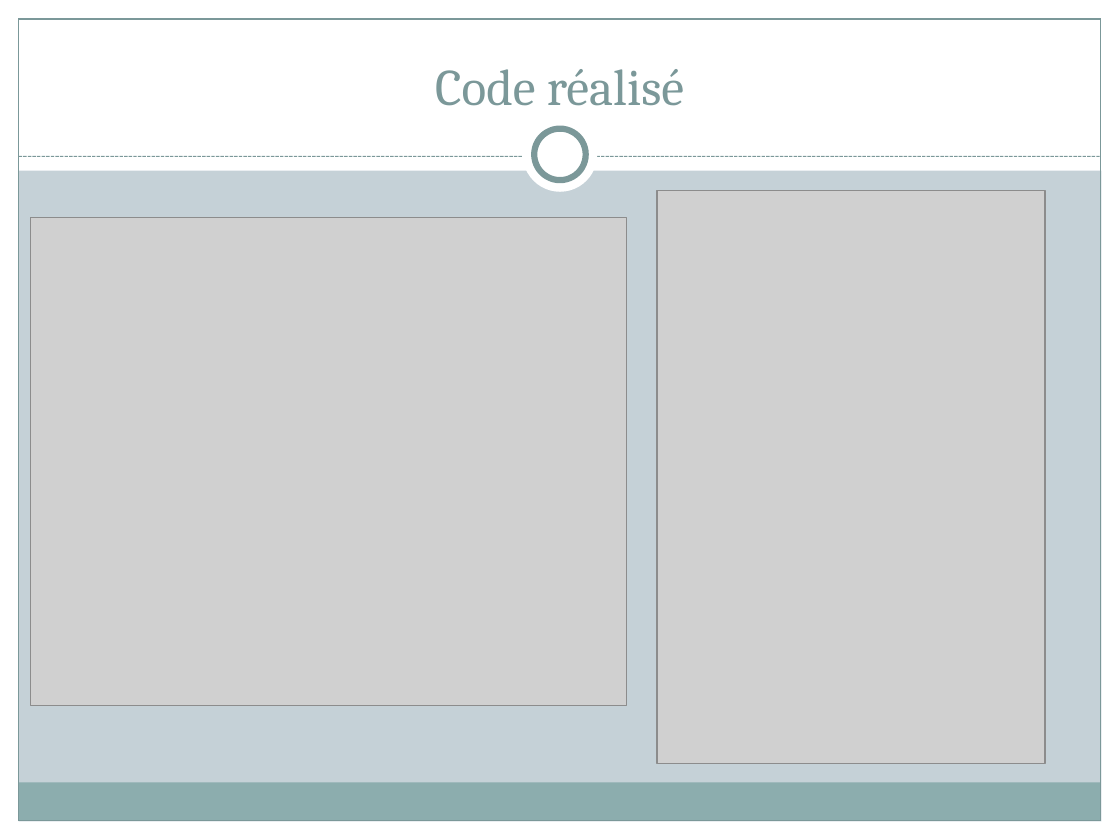
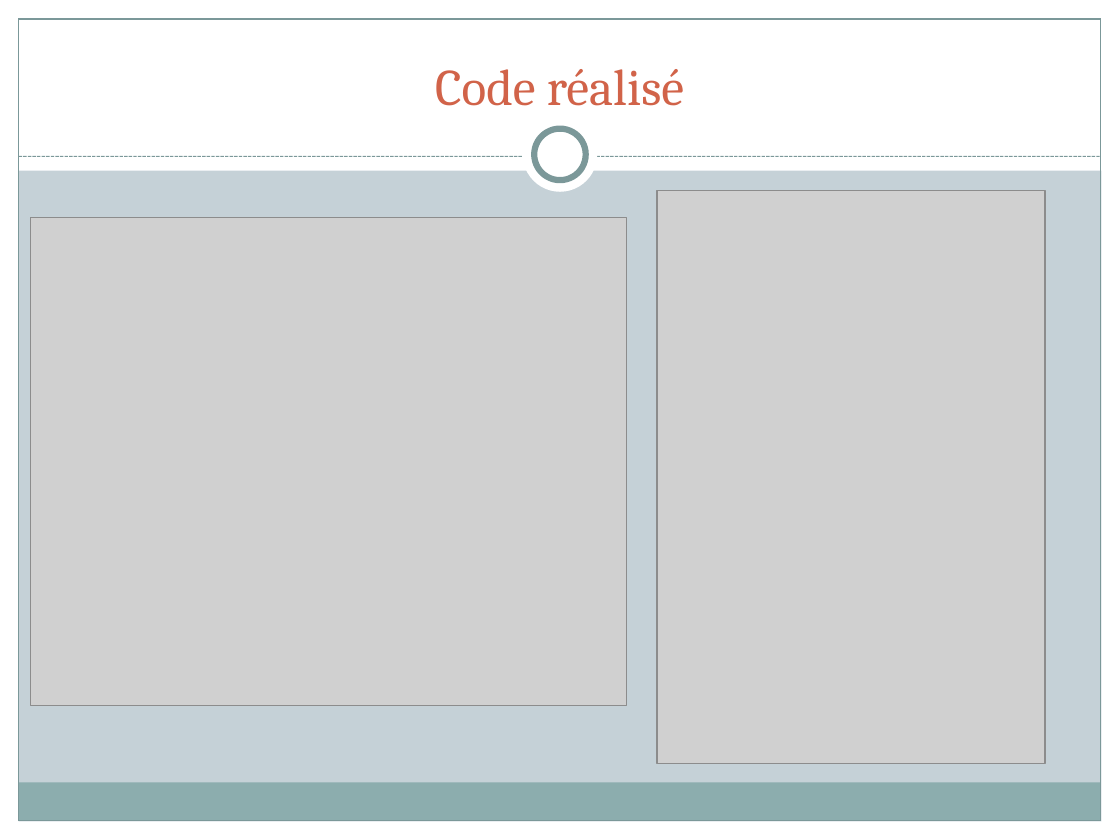
Before and after one commit to Dassoncity/SmartPatate, a slide deck: slide 4 of Projet Smart Patate.pptx. Drawn at 1120x840 pixels with LibreOffice and Linux fonts; fonts in the diff are those of the drawing; grey boxes stand for pictures. Boxes give left, top, right and bottom in pixels: in the first picture for what was removed or moved away, otherwise in the second. Text is boxed around its words. In the diff, an @@ line names an element or a change of style, - is before the commit and + after.

```diff
--- a/Projet Smart Patate.pptx
+++ b/Projet Smart Patate.pptx
@@ title "Code réalisé" at box(435, 69, 684, 106): text colour #7C999A to #D16349 @@
```
Also in this commit, not shown: 2 other slides changed, 1 slide added.
